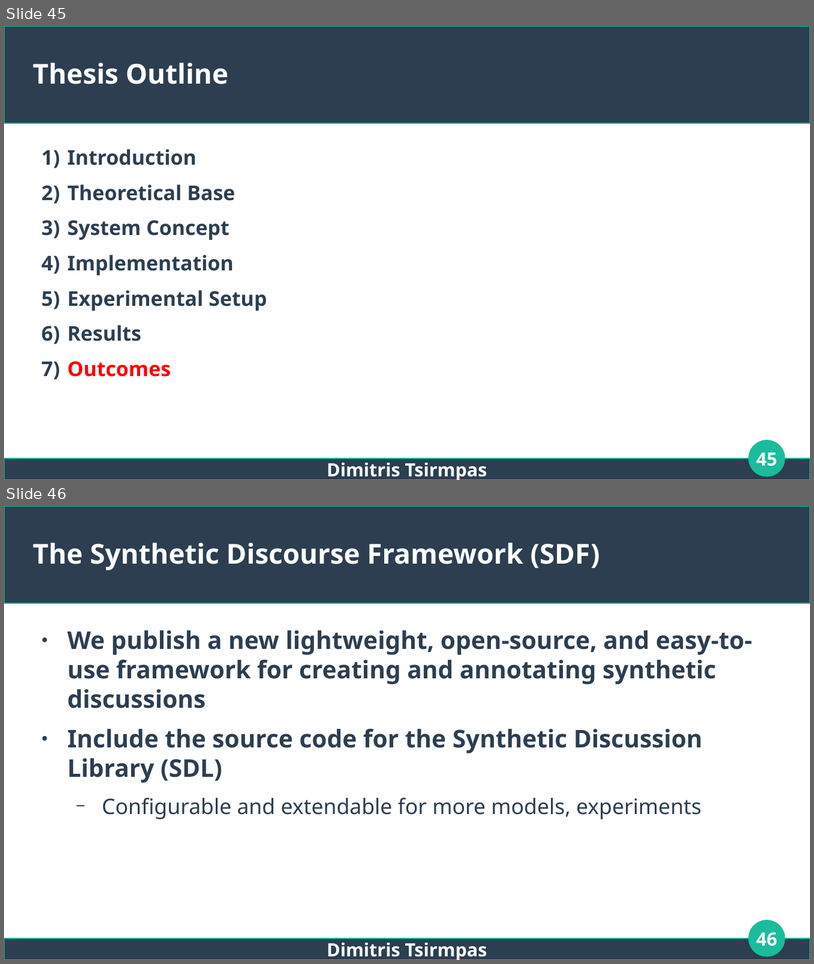
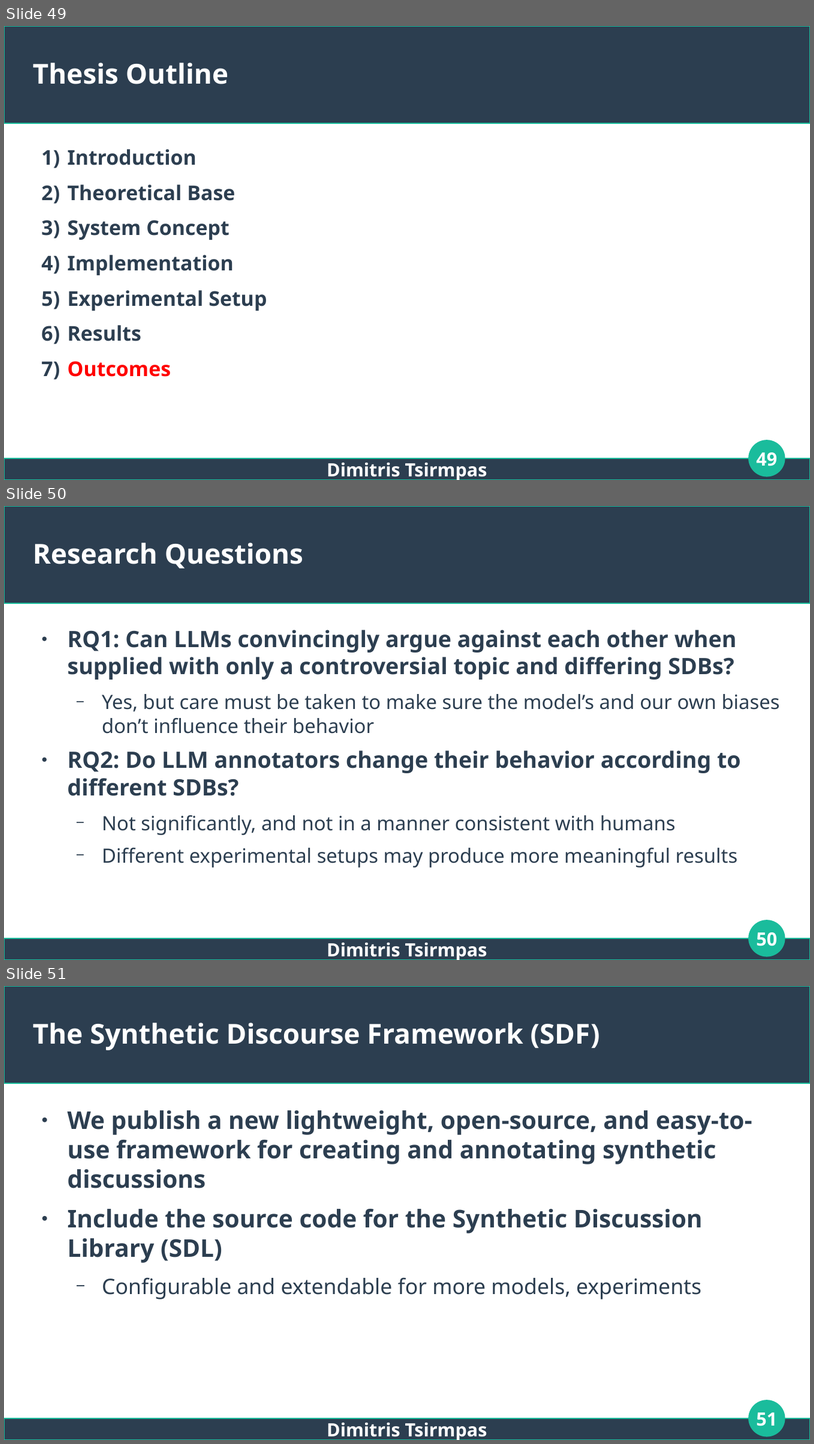
Before and after one commit to dimits-ts/llm_moderation_research, a slide deck: presentations/thesis.odp. Shown one above the other, each under a label of ours: slides 45 and 46 before the commit, slides 49, 50 and 51 after it. The pictures are 814x964 and 814x1444 pixels, drawn with LibreOffice and Linux fonts; fonts in the diff are those of the drawing. Boxes give left, top, right and bottom in pixels: in the first picture for what was removed or moved away, otherwise in the second. Text is boxed around its words. In the diff, an @@ line names an element or a change of style, - is before the commit and + after.

Commit message:
simplify introduction, add RQs, other minor changes

```diff
--- a/presentations/thesis.odp
+++ b/presentations/thesis.odp
@@ slide 50 added at [4, 506, 810, 960], background #FFFFFF; not listed: 3 template elements that a slide beside it also shows @@
@@ title added at [33, 543, 303, 568], 27 pt, text #FFFFFF, bold @@
+Research Questions
@@ text added at [68, 630, 780, 867], 19.4 pt, text #2C3E50 @@
+● RQ1: Can LLMs convincingly argue against each other when supplied with only a controversial topic and differing SDBs?
+  − Yes, but care must be taken to make sure the model’s and our own biases don’t influence their behavior
+● RQ2: Do LLM annotators change their behavior according to different SDBs?
+  − Not significantly, and not in a manner consistent with humans
+  − Different experimental setups may produce more meaningful results
@@ page number added at [756, 932, 777, 946], 18 pt, text #FFFFFF, bold @@
+50
@@ text added at [327, 942, 488, 960], 18 pt, text #FFFFFF, bold @@
+Dimitris Tsirmpas
@@ what was slide 45 is now slide 49 @@
@@ page number at [756, 452, 777, 466]: text changed @@
-45
+49
@@ what was slide 46 is now slide 51 @@
@@ page number at [756, 1412, 777, 1426]: text changed @@
-46
+51
```
Also in this commit, not shown: 15 slides changed, 5 other slides added, 1 slide removed.
